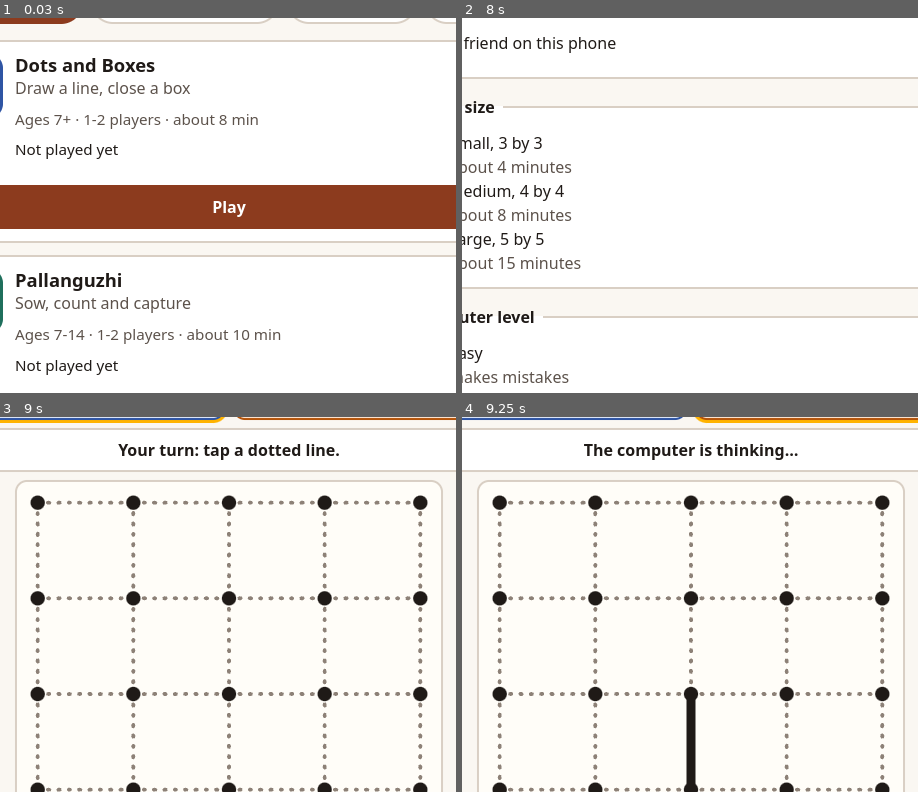
Above: before the commit, frames 1-4 (two rows, left to right).
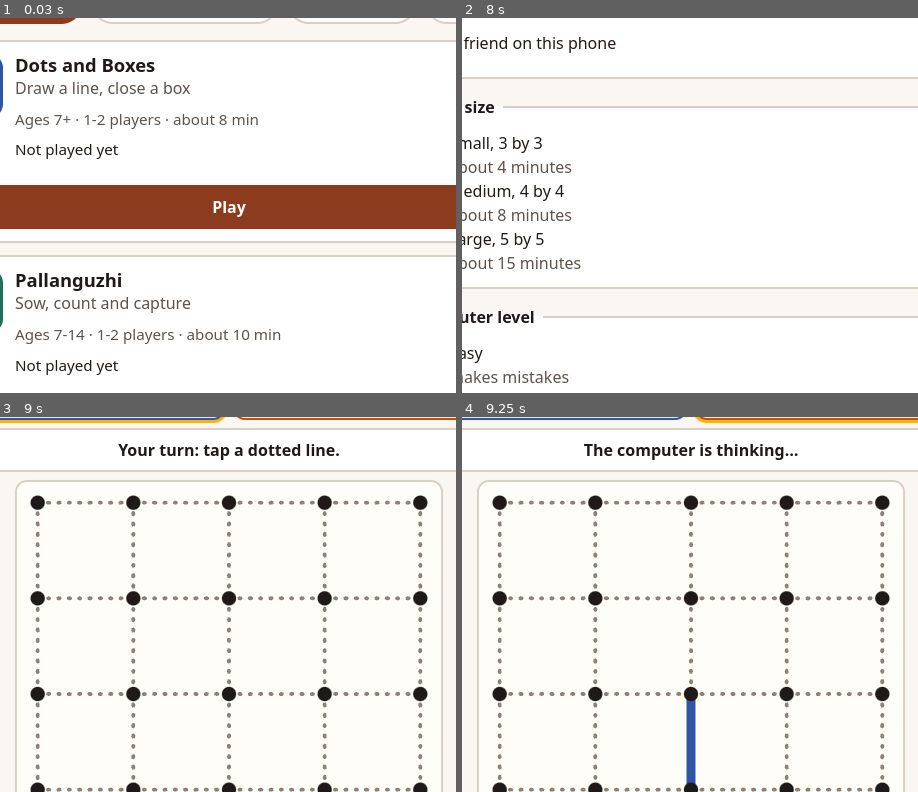
Above: after the commit, the same moments.

Repository: sunilkks0507/game-hub
Game: browser game, page src/index.html
The game is run twice, just before and just after one commit, with the same random seed, the same clock (stepped at 60 frames per second) and the same inputs.
Inputs (mouse positions are % of the whole screen's width and height, from its top left):
- Up to frame 1 (0.03 s): no input
- Up to frame 2 (8 s): click "Play" at 0.27 s; hold Down 1.03-1.78 s; tap Space every 0.4 s from 1.1 to 7.9 s; click "Play" at 1.17 s; tap Enter at 1.68, 3.85, 6.02 s; click "Skip" at 1.77 s; hold Left 1.83-1.93 s; hold Up 1.98-2.48 s; hold Up 2.73-2.93 s; hold Up 2.98-3.08 s; click "Play" at 3.02 s; hold Up 3.13-3.88 s; hold Up 3.93-4.27 s; click "easy" at 4.27 s; click (36, 43) at 4.5 s; hold Down 4.52-5.27 s; click "Back" at 5 s; hold Left 5.32-5.42 s; hold Right 5.47-6.22 s; click "Play" at 5.52 s; hold Up 6.27-6.47 s; hold Right 6.52-7.27 s; click "easy" at 6.77 s; hold Up 7.32-7.82 s; click (36, 78) at 7.83 s
- Up to frame 3 (9 s): click "Start game" at 8.02 s; hold Down 8.07-8.4 s; tap Enter at 8.18 s; tap Space at 8.3, 8.7 s; hold Down 8.45-8.95 s
- Up to frame 4 (9.25 s): click (65, 55) at 9 s; hold Right from 9 s (still down); tap Space at 9.1 s
The pictures show only the part of the screen within x 40-90%, y 18-68%; the shares and areas given below are measured in that part.

Frames 1-3 are identical in both runs. In frame 4, 0.5% of the frame differs, in the area x 49-52%, y 75-98%.

Commit message:
feat: colour each drawn line by the player who drew it
Co-Authored-By: Claude Sonnet 5.5 <noreply@anthropic.com>
Claude-Session: https://claude.ai/code/session_01Vaggssc9Qd1VLVNK9FoKn5

Diff:
--- a/src/games/dots-and-boxes/css/style.css
+++ b/src/games/dots-and-boxes/css/style.css
@@ -70,6 +70,8 @@
 .dnb-board .dot { fill: var(--ink); }
 .dnb-board .line { stroke: var(--undrawn); stroke-width: 3; stroke-dasharray: 1 7; stroke-linecap: round; }
 .dnb-board .line.drawn { stroke: var(--ink); stroke-width: 5; stroke-dasharray: none; }
+.dnb-board .line.drawn.by-0 { stroke: var(--p0); }
+.dnb-board .line.drawn.by-1 { stroke: var(--p1); }
 .dnb-board .line.fresh { animation: draw 0.15s ease-out; }
 .dnb-board .line.last { stroke-width: 7; }
 .dnb-board .line.glow { stroke: var(--glow); stroke-width: 8; stroke-dasharray: none; animation: pulse 1.1s ease-in-out infinite; }
--- a/src/games/dots-and-boxes/js/app.js
+++ b/src/games/dots-and-boxes/js/app.js
@@ -169,6 +169,18 @@
   return `${again}${again ? 'tap a dotted line.' : 'Your turn: tap a dotted line.'}`;
 }
 
+// Who drew each line, worked out by replaying the moves.
+function lineOwners(s) {
+  const g = newGame({ n: s.n, first: s.first });
+  const owners = [];
+  for (const e of s.moves) {
+    const mover = g.turn;
+    if (!applyMove(g, e)) break;
+    owners[e] = mover;
+  }
+  return owners;
+}
+
 function render() {
   const s = session;
   const names = namesFor(s);
@@ -176,7 +188,7 @@
   const warn = new Set();
   if (enabled && helperOn(s)) for (const e of legalMoves(s.state)) if (moveKind(s.state, e) === 'danger') warn.add(e);
   board.render({ n: s.n, edges: s.state.edges, owner: s.state.owner }, {
-    enabled, hint: s.hint, warn, last: s.moves.length ? s.moves[s.moves.length - 1] : undefined, names,
+    enabled, hint: s.hint, warn, owners: lineOwners(s), last: s.moves.length ? s.moves[s.moves.length - 1] : undefined, names,
   });
 
   for (const p of [0, 1]) {
--- a/src/games/dots-and-boxes/js/board.js
+++ b/src/games/dots-and-boxes/js/board.js
@@ -6,6 +6,7 @@
 //     hint: edgeId,               amber glow (Hint button)
 //     glow: Set of edge ids,      amber glow (tutorial)
 //     warn: Set of edge ids,      small "!" badge: this line would give a box away
+//     owners: array, who drew each line (0 or 1), to colour the lines,
 //     last: edgeId,               the line drawn most recently
 //     names: ['You', 'Rival'],    for screen readers
 //   });
@@ -177,6 +178,9 @@
       const line = lines[e];
       const fresh = prev && drawn && prev.edges[e] !== 1;
       line.classList.toggle('drawn', drawn);
+      const who = drawn && opts.owners ? opts.owners[e] : undefined;
+      line.classList.toggle('by-0', who === 0);
+      line.classList.toggle('by-1', who === 1);
       line.classList.toggle('fresh', Boolean(fresh));
       line.classList.toggle('last', opts.last === e);
       const lit = !drawn && (opts.hint === e || glow.has(e));
--- a/src/games/dots-and-boxes/js/tutorial.js
+++ b/src/games/dots-and-boxes/js/tutorial.js
@@ -34,6 +34,7 @@
   let locked = false;
   let token = 0;
   let timer = null;
+  let owners = []; // who drew each line, for colour
 
   const view = () => ({ n: N, edges: state.edges, owner: state.owner });
 
@@ -42,6 +43,7 @@
       enabled: Boolean(extra.enabled),
       glow: extra.glow || new Set(),
       warn: extra.warn || new Set(),
+      owners,
       last: extra.last,
       names: ['You', 'Rival'],
     });
@@ -79,6 +81,8 @@
     ui.next.disabled = isMove;
     ui.practice.hidden = !isPractice;
     state = isMove ? scenarioState(s.scenario) : fromEdges(N, [], 0);
+    owners = [];
+    if (isMove) SCENARIOS[s.scenario].edges.forEach((e, i) => { owners[e] = i % 2; });
     if (isMove) paint({ enabled: true, glow: new Set([SCENARIOS[s.scenario].target]) });
     else paint();
     ui.text.focus();
@@ -103,6 +107,7 @@
       // The child gave a box away: show the rival taking it, then try again.
       tries += 1;
       applyMove(state, edge);
+      owners[edge] = 0;
       sound.play('line');
       locked = true;
       paint({ last: edge });
@@ -112,7 +117,9 @@
         if (mine !== token) return;
         const taken = availableBoxes(state);
         if (taken.length) {
-          applyMove(state, missingEdge(state, taken[0]));
+          const take = missingEdge(state, taken[0]);
+          applyMove(state, take);
+          owners[take] = 1;
           sound.play('box', 0);
         }
         state.owner = state.owner.slice();
@@ -128,6 +135,8 @@
         timer = setTimeout(() => {
           if (mine !== token) return;
           state = scenarioState('trap');
+          owners = [];
+          SCENARIOS.trap.edges.forEach((e, i) => { owners[e] = i % 2; });
           locked = false;
           paint({ enabled: true, glow: new Set([scn.target]), warn: dangerLines() });
           setFeedback('Try the glowing line.', 'nudge');
@@ -144,6 +153,7 @@
 
     const result = applyMove(state, edge);
     if (!result) return;
+    owners[edge] = 0;
     sound.play('line');
     if (s.scenario === 'draw') {
       finishStep('Nice! One line drawn. Players take turns.', edge);
--- a/src/precache.json
+++ b/src/precache.json
@@ -1,5 +1,5 @@
 {
-  "version": "cb434c2478",
+  "version": "eb1f329e7d",
   "files": [
     "./",
     "games/chaturanga/css/style.css",
--- a/src/sw.js
+++ b/src/sw.js
@@ -58,4 +58,4 @@
   );
 });
 
-// BUILD 71b29c9a51 (written by scripts/build-game-list.mjs; do not edit)
+// BUILD 557c2ae9f1 (written by scripts/build-game-list.mjs; do not edit)
